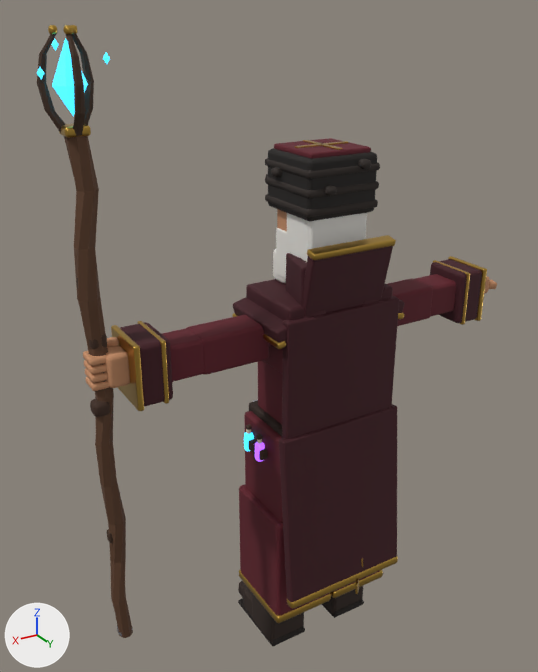
The glTF model assets/mage_rigged/mage_rigged.glb: old version first, new version second.
The view is the same before and after, from a 50 mm lens placed at (1.41, 2.02, 2.33), pointed at (0.15, -0.08, 1.28). Every picture has the same lights, and +X, +Y and +Z are marked at lower left. The older version comes first. Vertices at exactly the same position are counted once.

Objects in the first picture: 'mage_v5'.
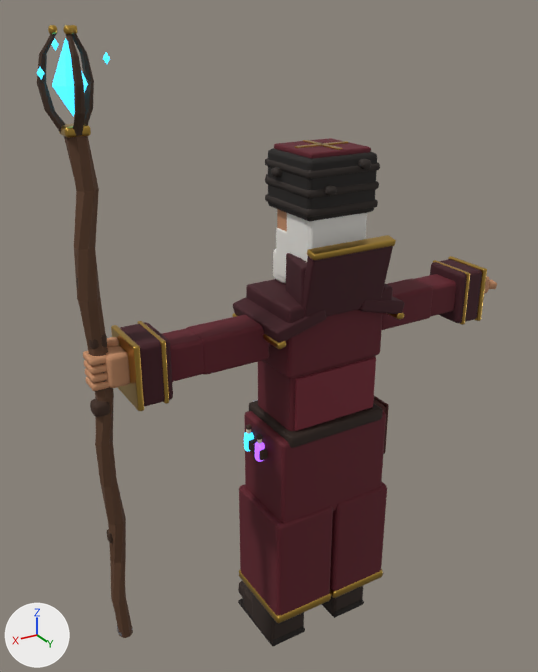
Boxes (x1, y1, x2, y2) around the edits, measured in the pictures (538 x 672 px):
part 1 of me_mage_v5_002, deleted
    before: (279, 296, 399, 609)

Diff of the bpy script that builds the scene:
```diff
--- a/assets/mage_rigged/mage_rigged.glb.py
+++ b/assets/mage_rigged/mage_rigged.glb.py
@@ me_mage_v5_002 @@
 # used by ob_mage_v5; location = (0.0, 0.0, 0.0)
-me_mage_v5_002.from_pydata(...)  # 9960 vertices, 19184 faces; spans x -0.86..0.9, y -0.24..0.35, z 0.0..2.31
+me_mage_v5_002.from_pydata(...)  # 9624 vertices, 18536 faces; spans x -0.86..0.9, y -0.24..0.21, z 0.0..2.31
+# me_mage_v5_002 part 1: 6 loose pieces with 336 vertices, spanning x -0.25..0.25, y 0.1..0.35, z 0.32..1.43, are deleted
 me_mage_v5_002.materials.append(mat_m5_skin)
```
